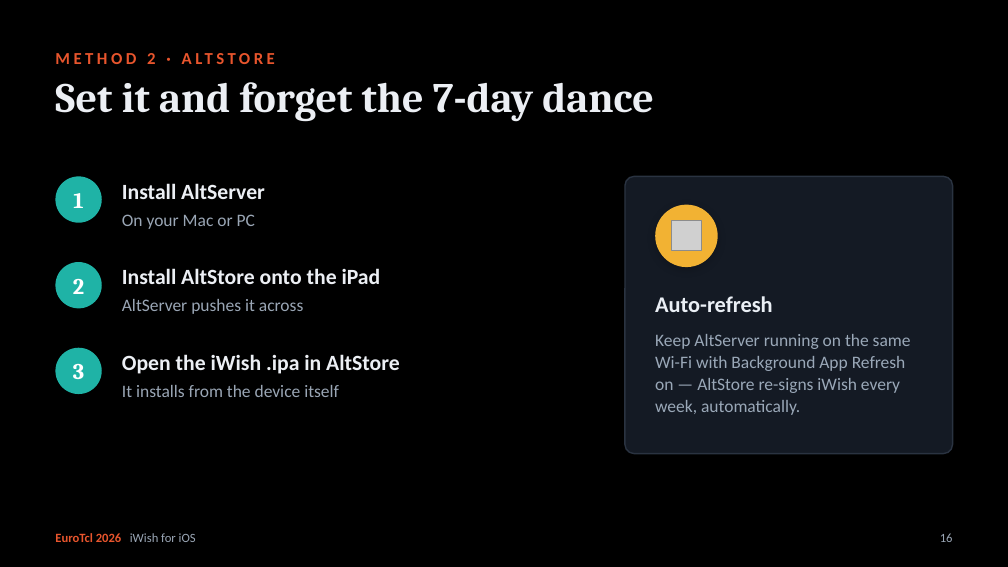
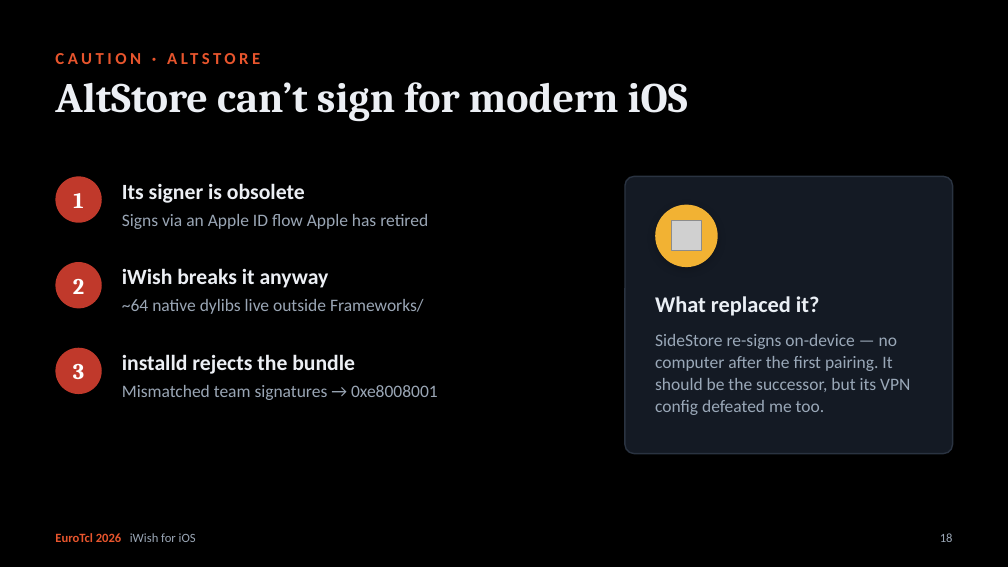
Before and after one commit to johnbuckman/iwish, a slide deck: slide 21 of iWish-for-iOS.pptx (slide 19 before the commit). Drawn at 1008x567 pixels with LibreOffice and Linux fonts; fonts in the diff are those of the drawing; grey boxes stand for pictures. Boxes give left, top, right and bottom in pixels: in the first picture for what was removed or moved away, otherwise in the second. Text is boxed around its words. In the diff, an @@ line names an element or a change of style, - is before the commit and + after.

```diff
--- a/iWish-for-iOS.pptx
+++ b/iWish-for-iOS.pptx
@@ text at [147, 53, 155, 64]: text changed @@
-METHOD 2 · ALTSTORE
+CAUTION · ALTSTORE
@@ text at [55, 82, 688, 122]: text changed @@
-Set it and forget the 7-day dance
+AltStore can’t sign for modern iOS
@@ text at [122, 183, 305, 203]: text changed @@
-Install AltServer
+Its signer is obsolete
@@ text at [122, 214, 428, 229]: text changed @@
-On your Mac or PC
+Signs via an Apple ID flow Apple has retired
@@ text at [122, 268, 329, 288]: text changed @@
-Install AltStore onto the iPad
+iWish breaks it anyway
@@ text at [122, 299, 424, 314]: text changed @@
-AltServer pushes it across
+~64 native dylibs live outside Frameworks/
@@ text at [655, 296, 820, 316]: text changed @@
-Auto-refresh
+What replaced it?
@@ fill #1FB3A6 to #C0392B in 3 elements at [55, 176, 102, 223], [55, 262, 102, 308], [55, 348, 102, 394] @@
@@ text at [122, 354, 355, 374]: text changed @@
-Open the iWish .ipa in AltStore
+installd rejects the bundle
@@ text at [655, 334, 910, 415]: text changed @@
-Keep AltServer running on the same Wi-Fi with Background App Refresh on — AltStore re-signs iWish every week, automatically.
+SideStore re-signs on-device — no computer after the first pairing. It should be the successor, but its VPN config defeated me too.
@@ text at [122, 385, 438, 400]: text changed @@
-It installs from the device itself
+Mismatched team signatures → 0xe8008001
```
Also in this commit, not shown: 6 other slides changed, 2 slides added, 3 other files.
